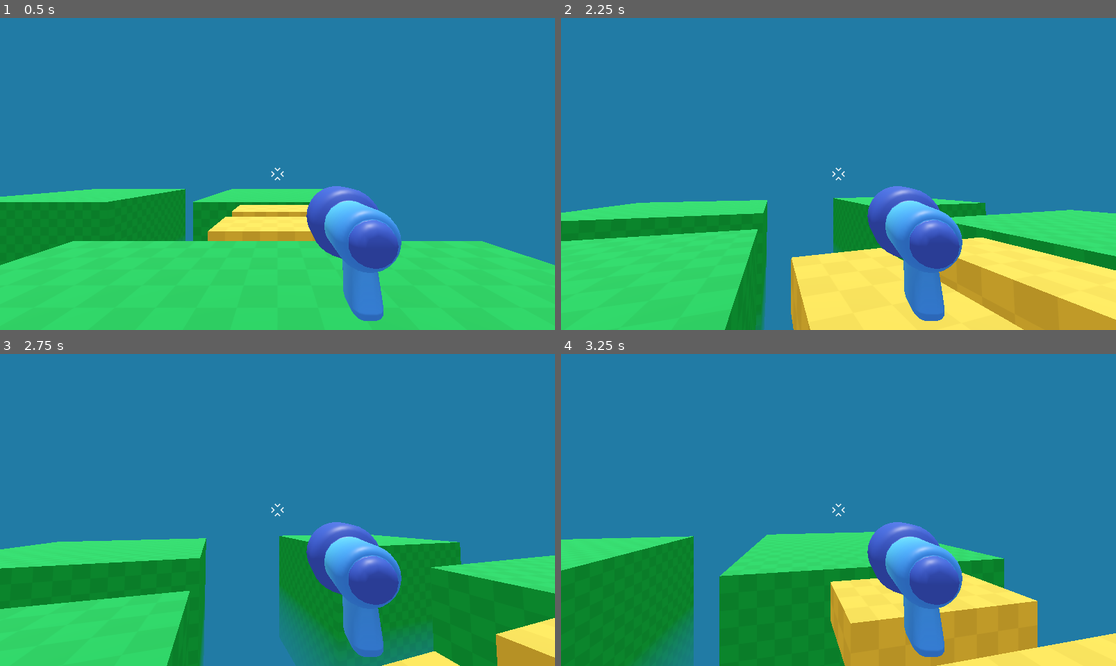
Above: before the commit, frames 1-4 (two rows, left to right).
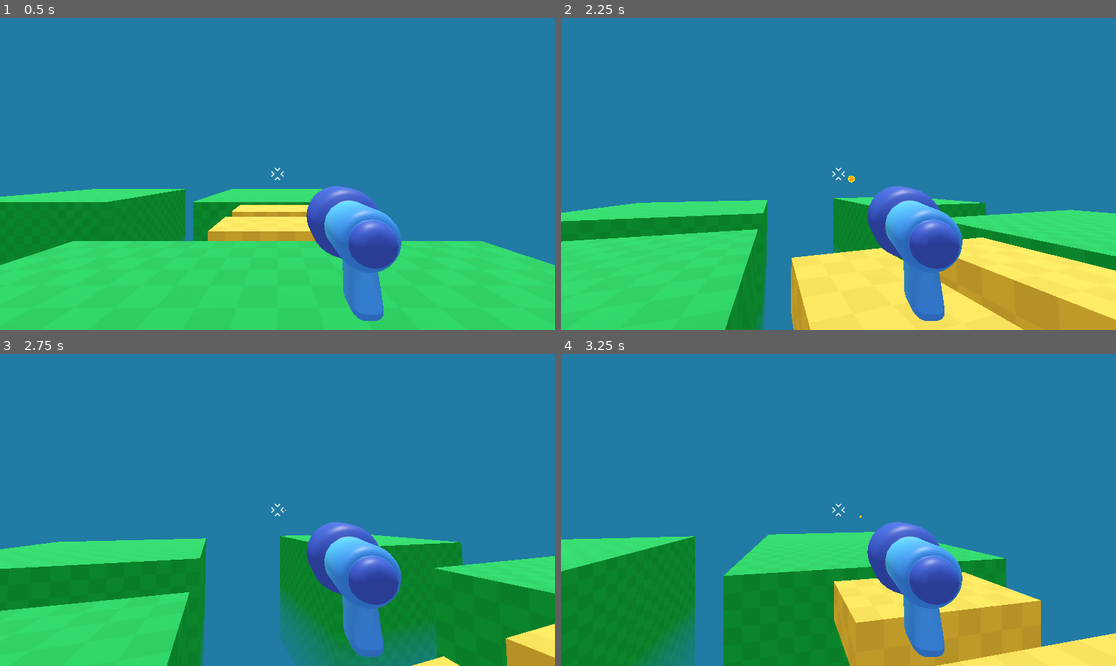
Above: after the commit, the same moments.

Repository: autrera/tutorial-fps-survivors-arena
Game: Godot game, scene res://game.tscn
The game is run twice, just before and just after one commit, with the same random seed, the same clock (stepped at 60 frames per second) and the same inputs. This scene is started directly instead of the project's main scene.
Inputs (mouse positions are in pixels of both pictures, inside the frame that each line leads up to):
- Up to frame 1 (0.5 s): no input
- Up to frame 2 (2.25 s): tap Enter at 0.5 s; move the mouse to (832, 180) at 0.52 s; hold W (move_forward) from 0.53 s (still down); click (832, 180) at 0.6 s; tap Space (jump) at 0.77, 1.52 s; move the mouse to (877, 177) at 1.27 s; click (877, 177) at 1.35 s; move the mouse to (794, 170) at 2.02 s; click (794, 170) at 2.1 s
- Up to frame 3 (2.75 s): keep holding W (move_forward)
- Up to frame 4 (3.25 s): move the mouse to (844, 510) at 2.77 s; release W (move_forward) at 2.78 s; hold A (move_left) from 2.78 s (still down); click (844, 510) at 2.85 s; tap Space (jump) at 3.02 s

Frame 1 is identical in both runs. In frame 2, 0.1% of the frame differs, in the area x 0-100%, y 50-100%; in frame 3, 1.0%, in the area x 0-100%, y 49-100%; in frame 4, 0.9%.

Commit message:
Add code to shoot a bullet

Diff:
--- a/player.gd
+++ b/player.gd
@@ -37,3 +37,14 @@
 		velocity.y = 0.0
 
 	move_and_slide()
+
+	if Input.is_action_just_pressed("shoot"):
+		shoot_bullet()
+
+
+func shoot_bullet():
+	const BULLET_3D = preload("res://player/bullet_3d.tscn")
+	var new_bullet = BULLET_3D.instantiate()
+	%Marker3D.add_child(new_bullet)
+
+	new_bullet.global_transform = %Marker3D.global_transform
--- a/project.godot
+++ b/project.godot
@@ -48,6 +48,11 @@
 , Object(InputEventKey,"resource_local_to_scene":false,"resource_name":"","device":-1,"window_id":0,"alt_pressed":false …(186 unchanged characters)…
 ]
 }
+shoot={
+"deadzone": 0.2,
+"events": [Object(InputEventMouseButton,"resource_local_to_scene":false,"resource_name":"","device":-1,"window_id":0,"alt_pressed":false,"shift_pressed":false,"ctrl_pressed":false,"meta_pressed":false,"button_mask":1,"position":Vector2(147, 19),"global_position":Vector2(161, 92),"factor":1.0,"button_index":1,"canceled":false,"pressed":true,"double_click":false,"script":null)
+]
+}
 
 [rendering]
 
